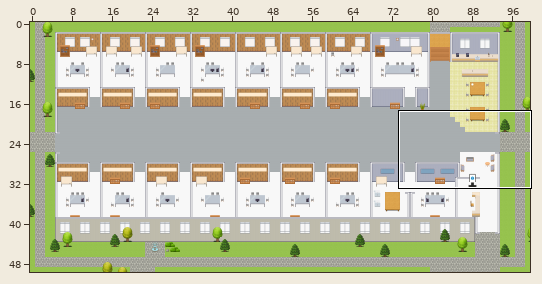
Tiled map (JSON), stored at maps/CH-Consumer-Customer-Experience-Platform.tmj. The first picture is a wide view before the edit; the outline marks the close-up.
Close-up. Before:
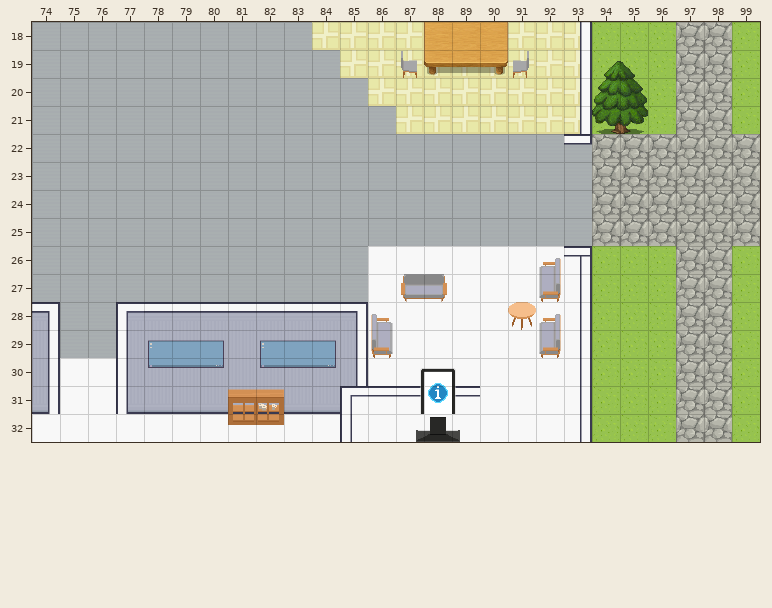
Cells are 32x32 px. Shown: x 74..99, y 18..32. The commit also changed other parts of the map, which this record leaves out.
After:
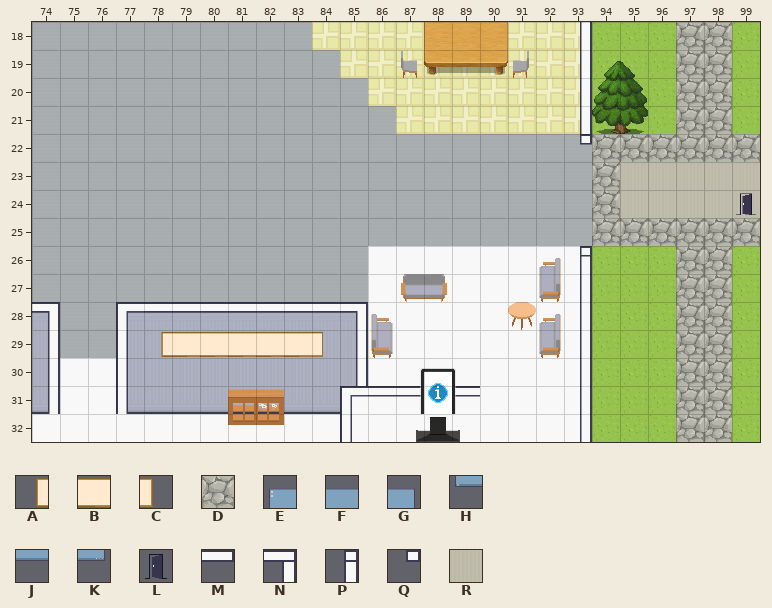
Key: from "Decoration": A 49, B 50, C 51; from "Exterior": D 638; from "Misc": E 40, F 41, G 42, H 50, J 51, K 52; from "User_Zones": L 65; from "room2": M 24, N 26, P 28, Q 62, R 328.
_ is an empty cell.
The exact change:
Layer "outside":
y 23..24: x 95..99 DDDDD -> RRRRR
Layer "walls":
y 22: x 93 M -> Q
y 26: x 93 N -> P
Layer "tech":
y 29: x 78..84 EFG_EFG -> ABBBBBC
y 30: x 78..80 HJK -> ___; x 82..84 HJK -> ___
Layer "zones":
y 24: x 99 _ -> L
Where, in picture pixels (left, top, right, bottom), the same in both close-ups:
changed: (564, 134, 582, 145)
changed: (620, 162, 760, 218)
changed: (564, 246, 582, 257)
changed: (148, 332, 336, 368)
